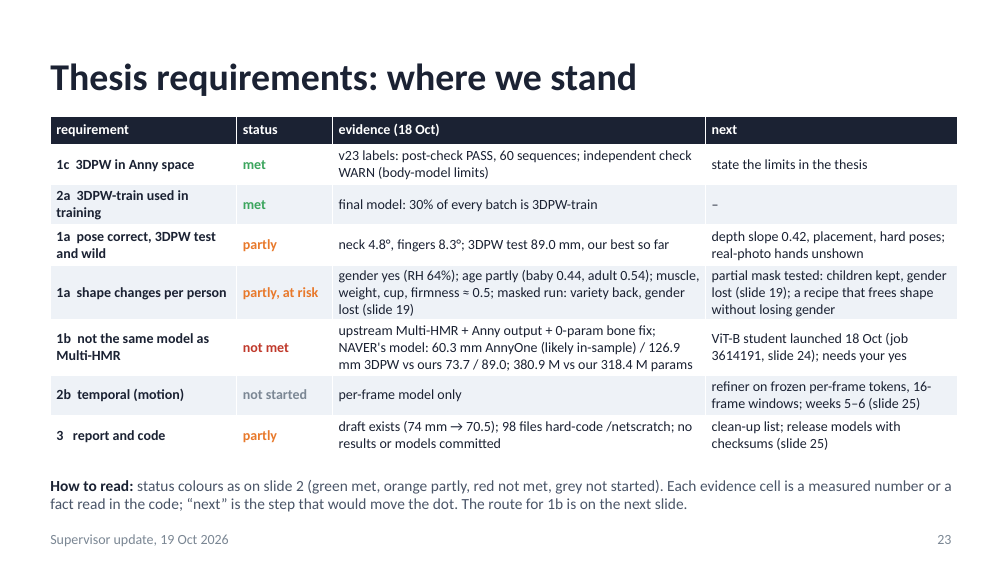
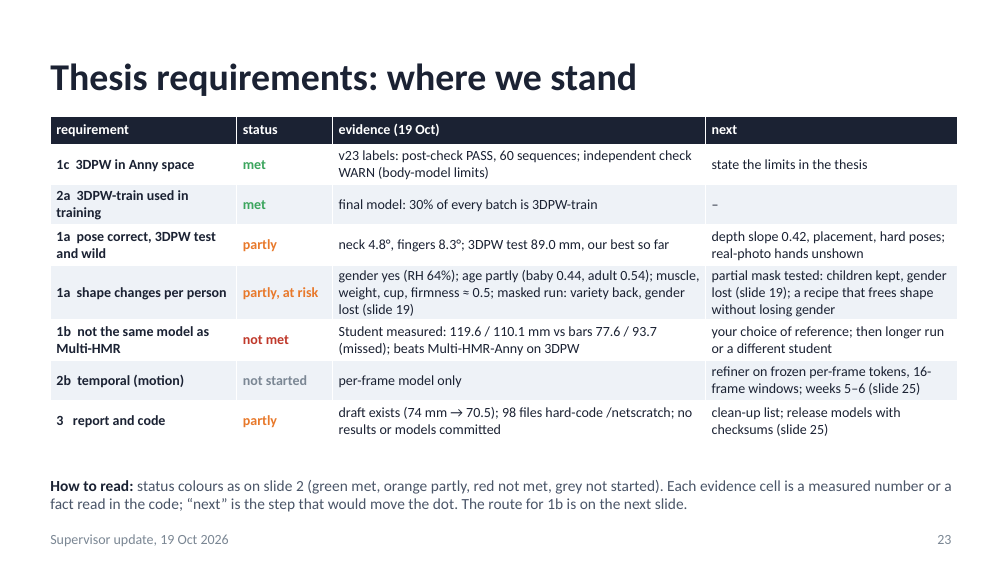
Before and after one commit to saadnajib/Multi-Person-Whole-Body-Human-Mesh-Recovery-in-a-Single-Shot-with-Annyone-dataset-and-3dpw-dataset, a slide deck: slide 23 of docs/supervisor_update_2026-10-19.pptx. Drawn at 1008x567 pixels with LibreOffice and Linux fonts; fonts in the diff are those of the drawing. Boxes give left, top, right and bottom in pixels: in the first picture for what was removed or moved away, otherwise in the second. Text is boxed around its words. In the diff, an @@ line names an element or a change of style, - is before the commit and + after.

```diff
--- a/docs/supervisor_update_2026-10-19.pptx
+++ b/docs/supervisor_update_2026-10-19.pptx
@@ table at [50, 116, 958, 440] @@
-row 1, column 3: evidence (18 Oct)
+row 1, column 3: evidence (19 Oct)
-row 6, column 3: upstream Multi-HMR + Anny output + 0-param bone fix; NAVER's model: 60.3 mm AnnyOne (likely in-sample) / 126.9 mm 3DPW vs ours 73.7 / 89.0; 380.9 M vs our 318.4 M params
+row 6, column 3: Student measured: 119.6 / 110.1 mm vs bars 77.6 / 93.7 (missed); beats Multi-HMR-Anny on 3DPW
-row 6, column 4: ViT-B student launched 18 Oct (job 3614191, slide 24); needs your yes
+row 6, column 4: your choice of reference; then longer run or a different student
```
Also in this commit, not shown: 6 other slides changed, 10 other files.
